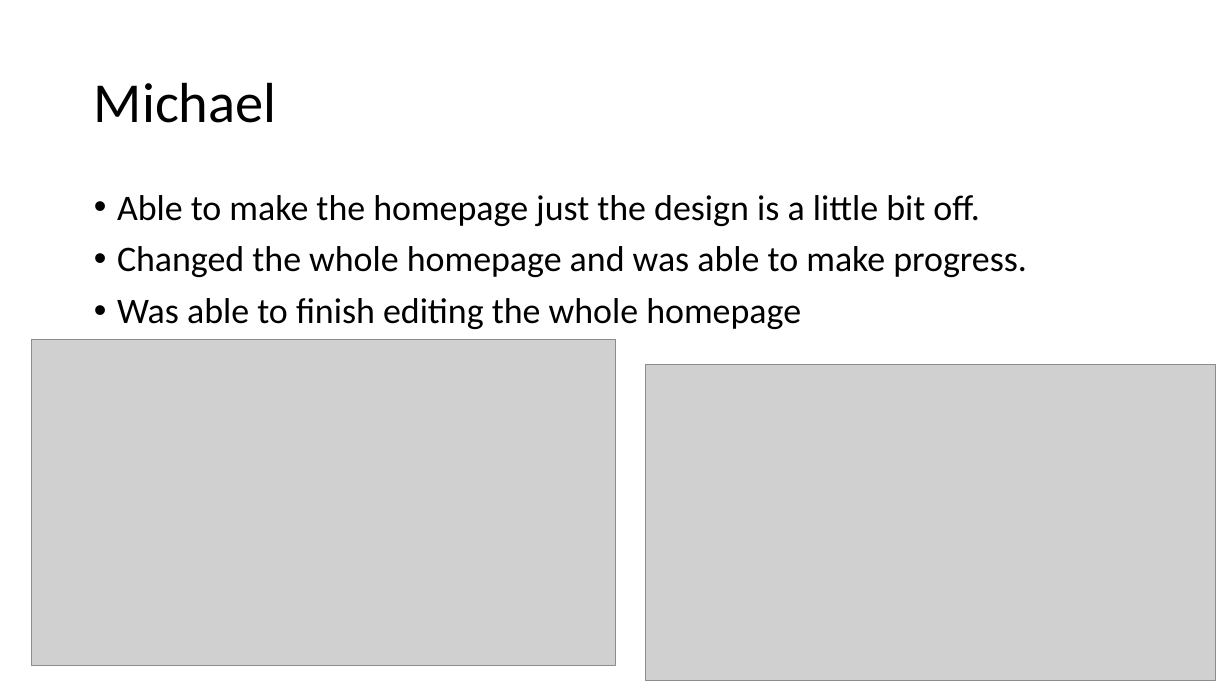
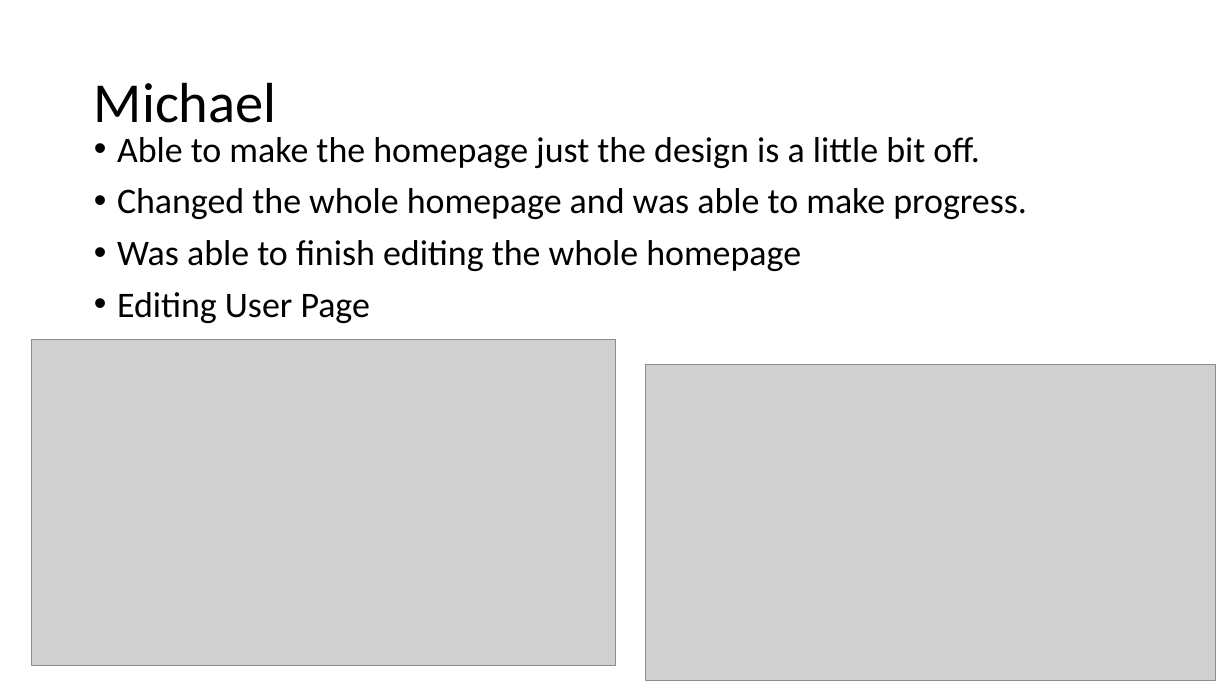
Before and after one commit to solomonsz/CSSI2019-Team2-CougarMingle, a slide deck: slide 2 of Project Progress/CougarMingle.pptx. Drawn at 1232x693 pixels with LibreOffice and Linux fonts; fonts in the diff are those of the drawing; grey boxes stand for pictures. Boxes give left, top, right and bottom in pixels: in the first picture for what was removed or moved away, otherwise in the second. Text is boxed around its words. In the diff, an @@ line names an element or a change of style, - is before the commit and + after.

```diff
--- a/Project Progress/CougarMingle.pptx
+++ b/Project Progress/CougarMingle.pptx
@@ text "Able to make the homepage ...": place and size @@
-text "Able to make the homepage ..." at (117, 195, 1027, 329)
+text "Able to make the homepage ..." at (117, 137, 1027, 323)
@@ text at (117, 292, 370, 323): paragraph added @@
+• Editing User Page
```
Also in this commit, not shown: 2 other slides changed, 3 other files.
